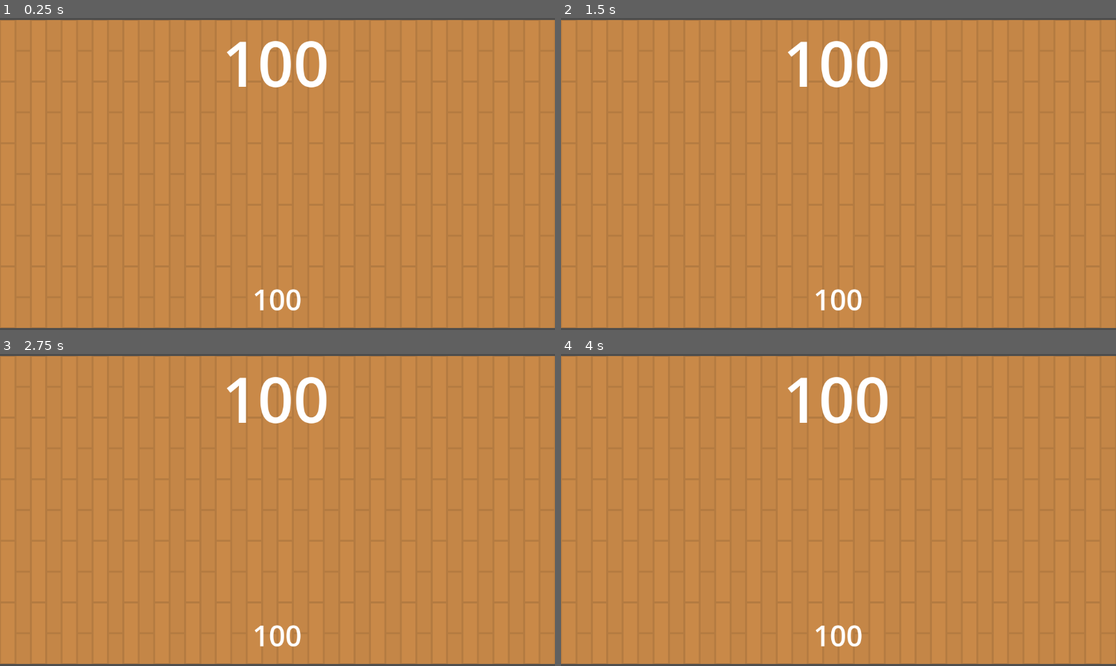
Above: before the commit, frames 1-4 (two rows, left to right).
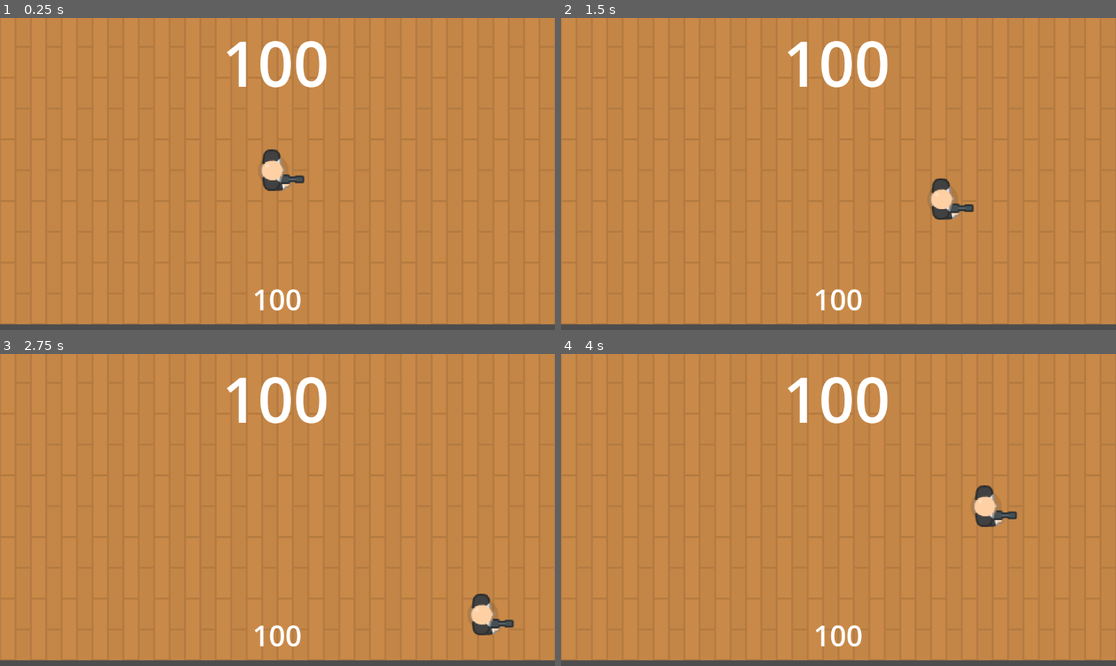
Above: after the commit, the same moments.

Repository: HA5UN0/rfgd-beginner-projects
Game: Godot game, scene res://scenes/arena.tscn
Two runs of this game, one before a commit and one after it. Both use one fixed random seed, a clock stepped at 60 frames per second and the inputs below.
Inputs (mouse positions are in pixels of both pictures, inside the frame that each line leads up to):
- Up to frame 1 (0.25 s): no input
- Up to frame 2 (1.5 s): tap Enter at 0.5 s; move the mouse to (960, 158) at 0.52 s; press the mouse at (960, 158) at 0.53 s; hold D (move_right) 0.53-1.28 s; move the mouse to (727, 189) at 1.27 s; release the mouse at (727, 189) at 1.28 s; hold S (move_down) from 1.28 s (still down); click (727, 189) at 1.35 s
- Up to frame 3 (2.75 s): move the mouse to (333, 441) at 2.02 s; release S (move_down) at 2.03 s; press the mouse at (333, 441) at 2.03 s; hold D (move_right) from 2.03 s (still down)
- Up to frame 4 (4 s): move the mouse to (810, 572) at 2.77 s; release D (move_right) at 2.78 s; release the mouse at (810, 572) at 2.78 s; hold W (move_up) 2.78-3.53 s; click (810, 572) at 2.85 s; move the mouse to (1005, 556) at 3.52 s; press the mouse at (1005, 556) at 3.53 s; hold Left (move_left) from 3.53 s (still down)

The runs differ from the first frame. In frame 1, 2.6% of the frame differs, in the area x 0-100%, y 0-100%; in frame 2, 2.6%; in frame 3, 2.6%; in frame 4, 2.6%.

Commit message:
created bullet script

Diff:
--- a/zombie_game/scenes/arena.tscn
+++ b/zombie_game/scenes/arena.tscn
@@ -1,6 +1,7 @@
-[gd_scene load_steps=4 format=3 uid="uid://b8os623kejcn"]
+[gd_scene load_steps=5 format=3 uid="uid://b8os623kejcn"]
 
 [ext_resource type="Texture2D" uid="uid://bxwmucyfi6yp" path="res://art/kenney_top-down-shooter/PNG/Tiles/tile_43.png" id="1_5upg4"]
+[ext_resource type="PackedScene" uid="uid://bf3y5owpfp0oo" path="res://scenes/player.tscn" id="3_j0rpq"]
 
 [sub_resource type="LabelSettings" id="LabelSettings_m87dx"]
 font_size = 130
@@ -11,6 +12,7 @@
 [node name="Arena" type="Node2D"]
 
 [node name="Background" type="Node2D" parent="."]
+position = Vector2(64, 64)
 
 [node name="Sprite2D" type="Sprite2D" parent="Background"]
 texture_filter = 1
@@ -282,12 +284,13 @@
 texture = ExtResource("1_5upg4")
 
 [node name="Camera2D" type="Camera2D" parent="."]
-position = Vector2(512, 256)
+position = Vector2(576, 328)
 
 [node name="scree _shake_timer" type="Timer" parent="Camera2D"]
 one_shot = true
 
 [node name="UI" type="Node2D" parent="."]
+position = Vector2(64, 72)
 
 [node name="Control" type="Control" parent="UI"]
 layout_mode = 3
@@ -325,3 +328,6 @@
 
 [node name="Difficulty_timer" type="Timer" parent="."]
 autostart = true
+
+[node name="Player" parent="." instance=ExtResource("3_j0rpq")]
+position = Vector2(584, 320)
--- a/zombie_game/scenes/bullet.tscn
+++ b/zombie_game/scenes/bullet.tscn
@@ -1,6 +1,7 @@
-[gd_scene load_steps=3 format=3 uid="uid://c0iujxpm0eojt"]
+[gd_scene load_steps=4 format=3 uid="uid://c0iujxpm0eojt"]
 
 [ext_resource type="Texture2D" uid="uid://b8vxlje5emkyv" path="res://art/kenney_top-down-shooter/PNG/Tiles/tile_12.png" id="1_haipn"]
+[ext_resource type="Script" path="res://scripts/bullet.gd" id="2_71urn"]
 
 [sub_resource type="RectangleShape2D" id="RectangleShape2D_xb88n"]
 size = Vector2(64, 64)
@@ -8,6 +9,7 @@
 [node name="Bullet" type="Sprite2D"]
 scale = Vector2(0.25, 0.25)
 texture = ExtResource("1_haipn")
+script = ExtResource("2_71urn")
 
 [node name="VisibleOnScreenEnabler2D" type="VisibleOnScreenEnabler2D" parent="."]
 
@@ -15,3 +17,5 @@
 
 [node name="CollisionShape2D" type="CollisionShape2D" parent="Hitbox"]
 shape = SubResource("RectangleShape2D_xb88n")
+
+[connection signal="screen_exited" from="VisibleOnScreenEnabler2D" to="." method="_on_visible_on_screen_enabler_2d_screen_exited"]
--- /dev/null
+++ b/zombie_game/scripts/bullet.gd
@@ -0,0 +1,18 @@
+extends Sprite2D
+
+var velocity = Vector2(1, 0)
+var speed = 400
+var look_once: bool = true
+
+func _process(delta: float) -> void:
+	if look_once == true:
+		look_at(get_global_mouse_position())
+		look_once = false
+
+	# make object go toward where it rotated to
+	global_position += velocity.rotated(rotation) * speed * delta
+
+
+
+func _on_visible_on_screen_enabler_2d_screen_exited() -> void:
+	queue_free()
--- a/zombie_game/scripts/player.gd
+++ b/zombie_game/scripts/player.gd
@@ -16,6 +16,11 @@
 # ----------- functions --------------- #
 
 func _ready() -> void:
+	# add to area script later then delete
+	#Global.node_creation_parent = $".."
+	# add to area script later then delete
+
+
 	Global.player = self
 	Global.gameOff = false
 
@@ -29,8 +34,9 @@
 
 	velocity = velocity.normalized() # keeps diagonal movement speed consistent
 
-	global_position.x = clamp(global_position.x, 20, 620)
-	global_position.y = clamp(global_position.y, 20, 340)
+	# limits player movement to viewport
+	global_position.x = clamp(global_position.x, 20, 1152)
+	global_position.y = clamp(global_position.y, 20, 648)
 
 	if is_dead == false:
 		global_position += speed * velocity * delta
